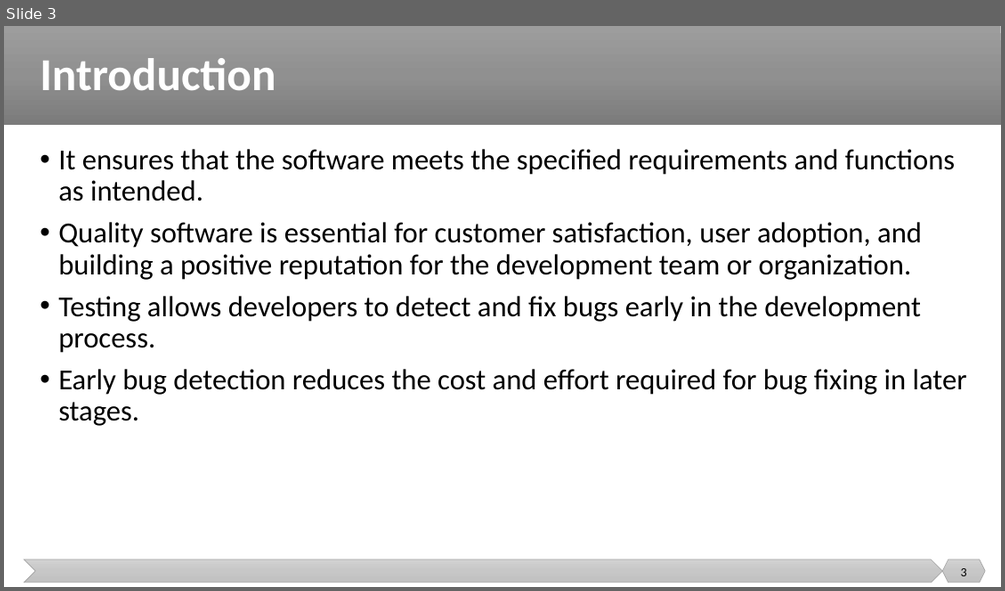
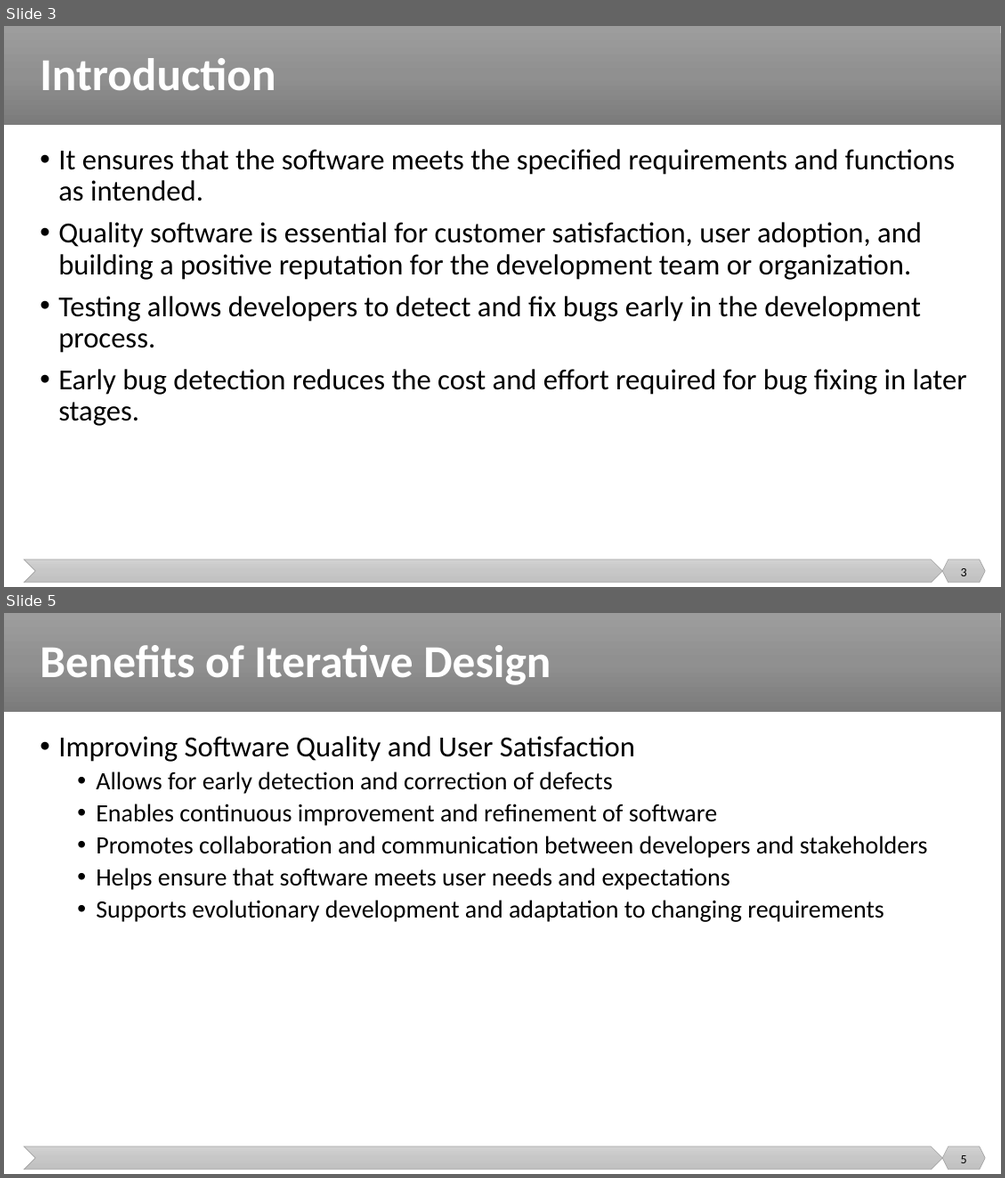
Before and after one commit to malenezi/malenezi, a slide deck: SE499/Lectures/6/Testing.pptx. Shown one above the other, each under a label of ours: slide 3 before the commit, slides 3 and 5 after it; the slides between them are not shown. The pictures are 1005x591 and 1005x1178 pixels, drawn with LibreOffice and Linux fonts; fonts in the diff are those of the drawing. Boxes give left, top, right and bottom in pixels: in the first picture for what was removed or moved away, otherwise in the second. Text is boxed around its words. In the diff, an @@ line names an element or a change of style, - is before the commit and + after.

```diff
--- a/SE499/Lectures/6/Testing.pptx
+++ b/SE499/Lectures/6/Testing.pptx
@@ slide 5 added at box(4, 613, 1001, 1174), background #FFFFFF; not listed: 3 template elements that a slide beside it also shows @@
@@ title added at box(40, 645, 550, 685), 44 pt, text #FFFFFF, bold @@
+Benefits of Iterative Design
@@ text added at box(58, 736, 928, 922), 24 pt, text #000000 @@
+• Improving Software Quality and User Satisfaction
+  • Allows for early detection and correction of defects
+  • Enables continuous improvement and refinement of software
+  • Promotes collaboration and communication between developers and stakeholders
+  • Helps ensure that software meets user needs and expectations
+  • Supports evolutionary development and adaptation to changing requirements
@@ page number added at box(961, 1155, 967, 1163), 12 pt, text #000000 @@
+5
```
Also in this commit, not shown: 6 other slides added, 2 other files.
